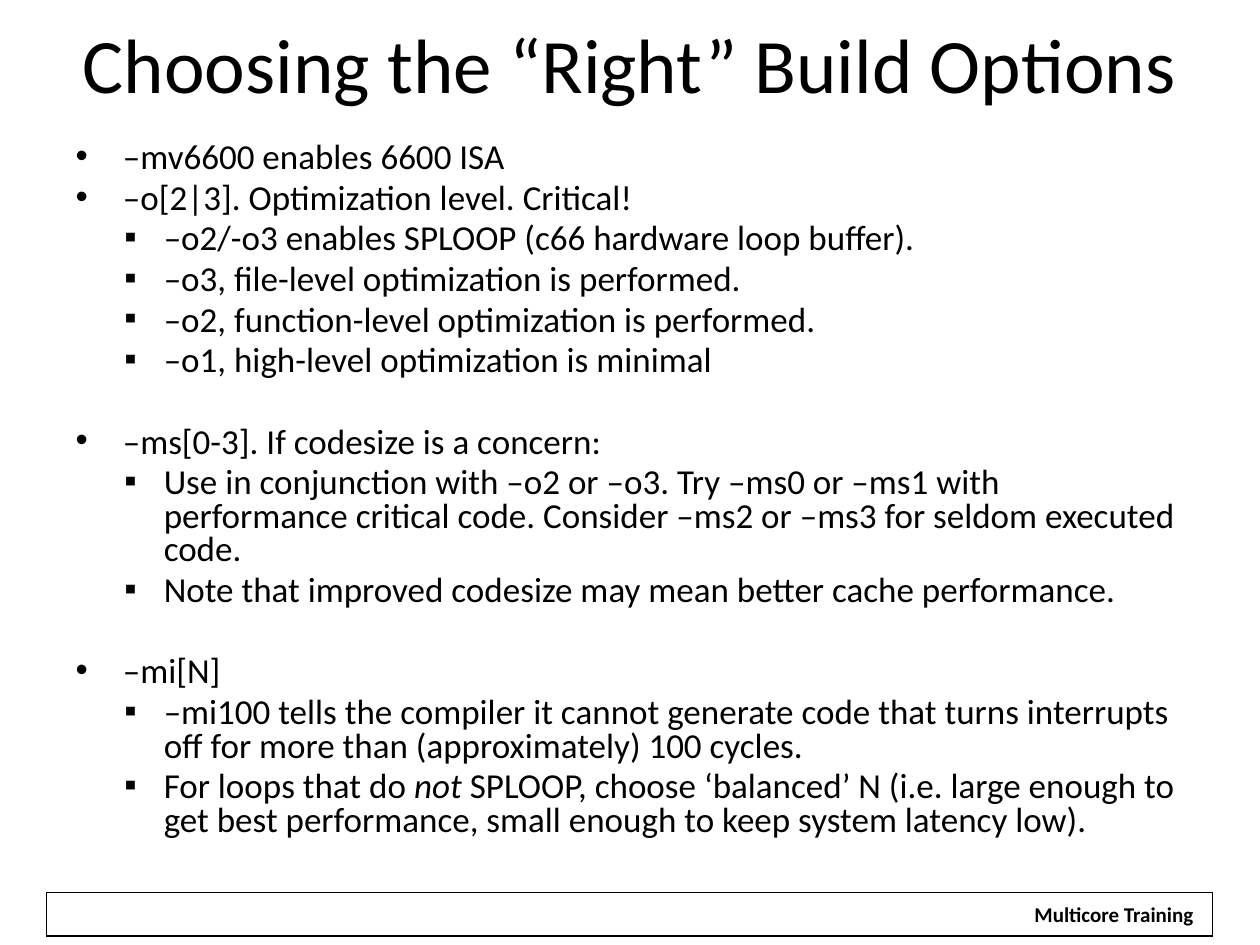
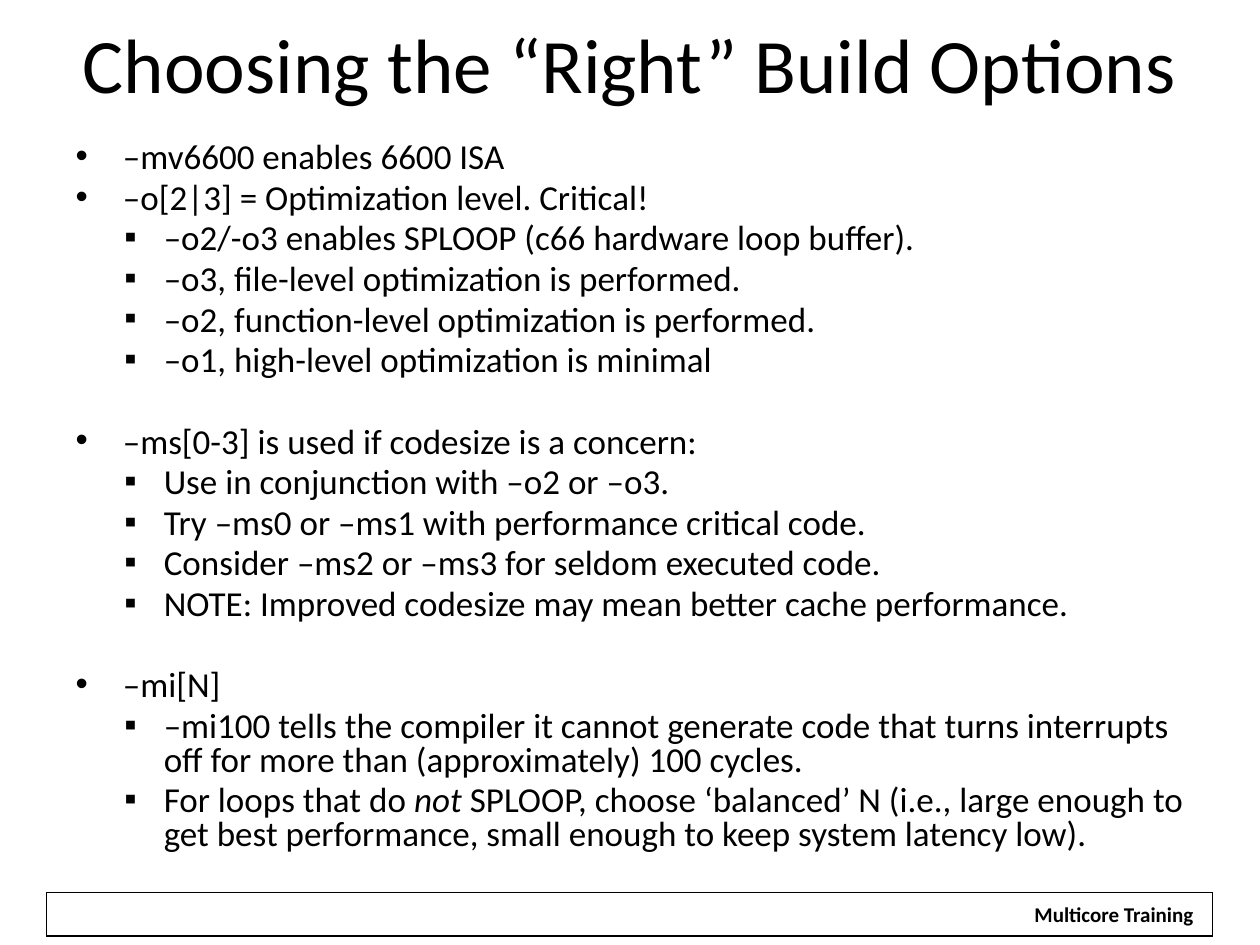
Before and after one commit to hari1989/keystone-workshop, a slide deck: slide 28 of slides/KeyStone Optimization.pptx. Drawn at 1260x945 pixels with LibreOffice and Linux fonts; fonts in the diff are those of the drawing; background and template pictures are left out. Boxes give left, top, right and bottom in pixels: in the first picture for what was removed or moved away, otherwise in the second. Text is boxed around its words. In the diff, an @@ line names an element or a change of style, - is before the commit and + after.

```diff
--- a/slides/KeyStone Optimization.pptx
+++ b/slides/KeyStone Optimization.pptx
@@ text at [123, 184, 648, 216]: text changed @@
-• –o[2|3]. Optimization level. Critical!
+• –o[2|3] = Optimization level. Critical!
@@ text at [123, 428, 1068, 622]: text changed @@
-• –ms[0-3]. If codesize is a concern:
-  ▪ Use in conjunction with –o2 or –o3. Try –ms0 or –ms1 with performance critical code. Consider –ms2 or –ms3 for seldom executed code.
-  ▪ Note that improved codesize may mean better cache performance.
+• –ms[0-3] is used if codesize is a concern:
+  ▪ Use in conjunction with –o2 or –o3.
+  ▪ Try –ms0 or –ms1 with performance critical code.
+  ▪ Consider –ms2 or –ms3 for seldom executed code.
+  ▪ NOTE: Improved codesize may mean better cache performance.
@@ text at [164, 786, 1183, 852]: text changed @@
-  ▪ For loops that do not SPLOOP, choose ‘balanced’ N (i.e. large enough to get best performance, small enough to keep system latency low).
+  ▪ For loops that do not SPLOOP, choose ‘balanced’ N (i.e., large enough to get best performance, small enough to keep system latency low).
```
Also in this commit, not shown: 32 other slides changed, 2 slides added, 1 slide removed, 7 other files.
